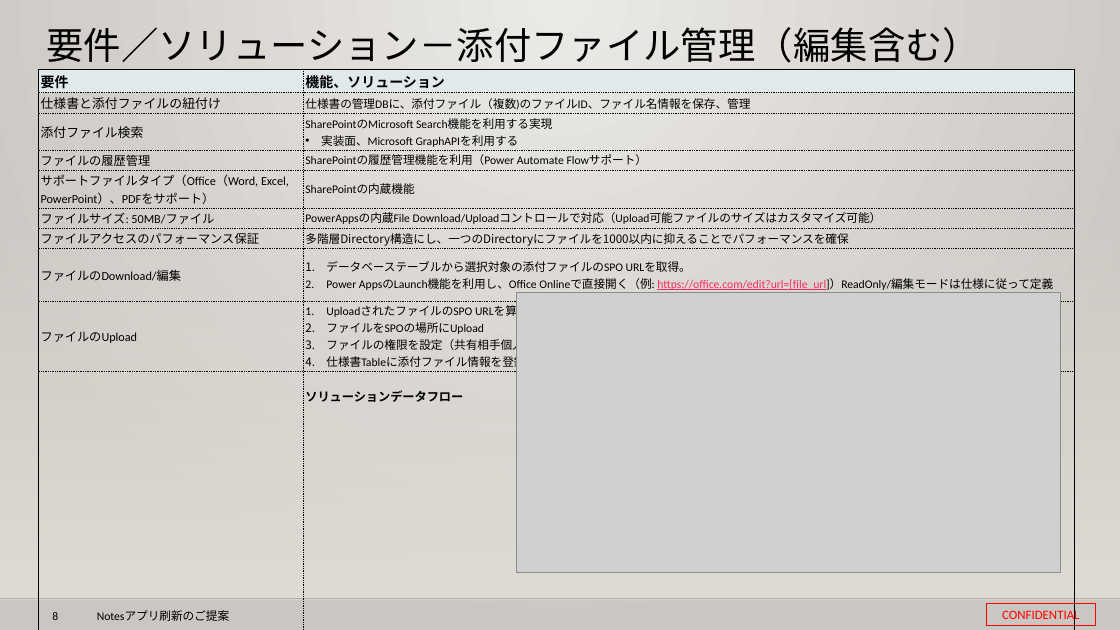
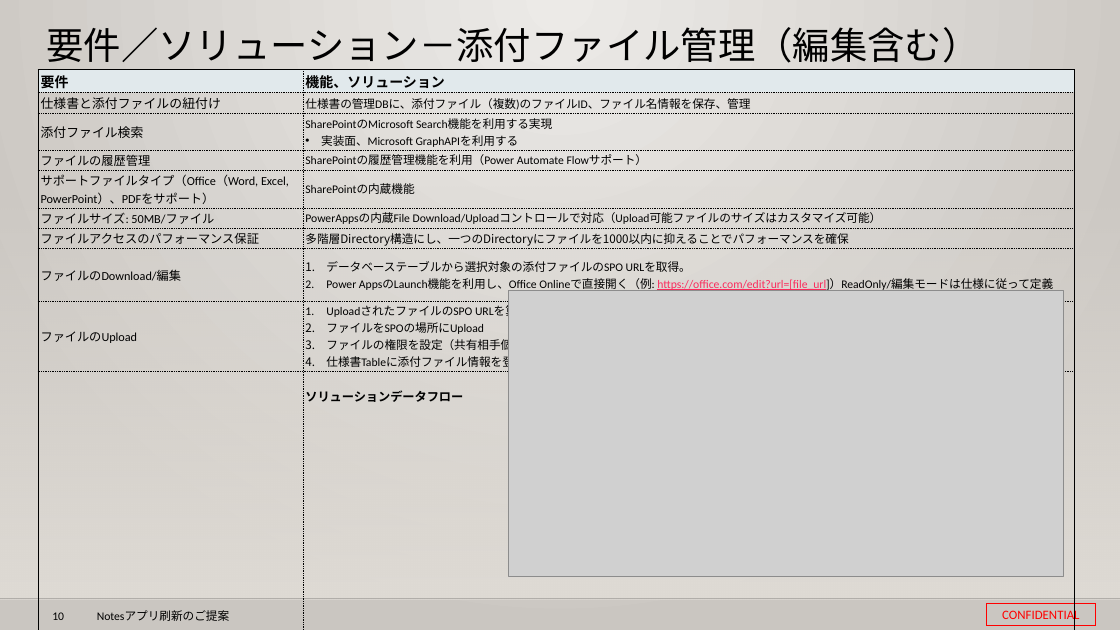
Before and after one commit to 0494938/Notes--CMS-Online, a slide deck: slide 10 of Notesアプリ刷新プロジェクト提案見積もり.v3.pptx (slide 8 before the commit). Drawn at 1120x630 pixels with LibreOffice and Linux fonts; fonts in the diff are those of the drawing; grey boxes stand for pictures; background and template pictures are left out. Boxes give left, top, right and bottom in pixels: in the first picture for what was removed or moved away, otherwise in the second. Text is boxed around its words. In the diff, an @@ line names an element or a change of style, - is before the commit and + after.

```diff
--- a/Notesアプリ刷新プロジェクト提案見積もり.v3.pptx
+++ b/Notesアプリ刷新プロジェクト提案見積もり.v3.pptx
@@ picture resized from (x1=517, y1=293, x2=1061, y2=573) to (x1=508, y1=291, x2=1064, y2=576) @@
@@ page number at (x1=52, y1=612, x2=64, y2=620): text changed @@
-8
+10
```
Also in this commit, not shown: 6 other slides changed, 2 slides added.
